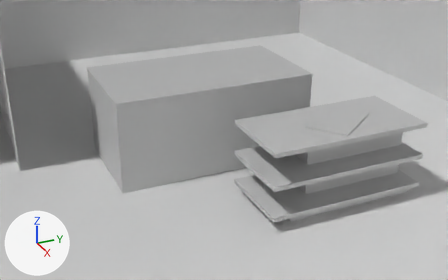
What one commit did to the OBJ model res/interior.obj.
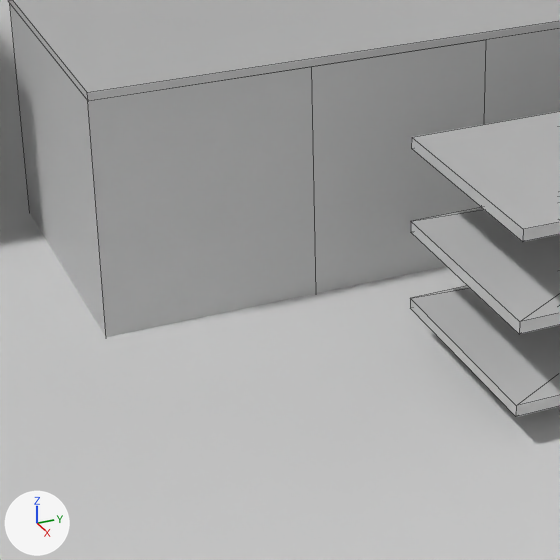
There are two pictures of each version: one from a 50 mm camera at (30.33, -10.84, 15.22) aimed at (7.2, -0.43, 3.66), one close up on the part from 19% to 65% of the width and 25% to 98% of the height. The axes (+X, +Y, +Z) are drawn at lower left. The lights are the same throughout. The close-ups show mesh edges as thin lines. Where no turn or scale is listed for an object, it has been applied to the vertices.

The older version as bpy lines, for what is in view:
```python
me_cube_002_marble_top = bpy.data.meshes.new('Cube.002_Marble-Top')
me_cube_002_marble_top.from_pydata(...)  # a box spanning x -2.26..3.74, y -4.37..6.27, z 4.64..4.79
me_cube_002_marble_top.materials.append(mat_material_009)  # light grey #d1d1d1
me_cube_003_cabinet = bpy.data.meshes.new('Cube.003_Cabinet')
me_cube_003_cabinet.from_pydata(...)  # 16 vertices, 14 faces; spans x -2.15..3.66, y -4.35..6.26, z -0.2..4.61
me_cube_003_cabinet.materials.append(mat_material)  # light grey #d1d1d1
me_floor_plane = bpy.data.meshes.new('Floor_Plane')
me_floor_plane.from_pydata([(20.0, -20.0, 0.0), (-20.0, -20.0, 0.0), (20.0, 20.0, 0.0), (-20.0, 20.0, 0.0)], [], [(1, 0, 2, 3)])
me_floor_plane.materials.append(mat_material_001)  # white #e7e7e7
ob_cube_002_marble_top = bpy.data.objects.new('Cube.002_Marble-Top', me_cube_002_marble_top)
ob_cube_002_marble_top.location = (0.0, 0.0, 0.0)
ob_cube_003_cabinet = bpy.data.objects.new('Cube.003_Cabinet', me_cube_003_cabinet)
ob_cube_003_cabinet.location = (0.0, 0.0, 0.0)
ob_floor_plane = bpy.data.objects.new('Floor_Plane', me_floor_plane)
ob_floor_plane.location = (0.0, 0.0, 0.0)
# also in view: 'Cube_Table' at (7.98, 4.66, 1.88)
```
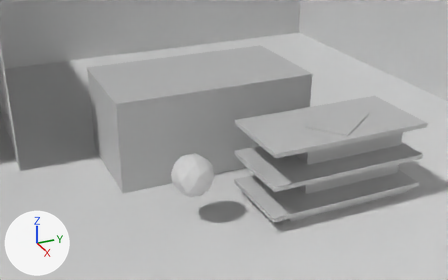
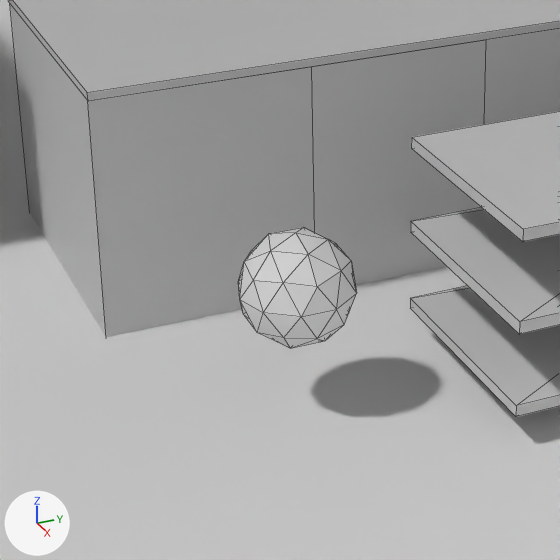
Changed parts and their boxes (x1, y1, x2, y2) in the close-ups (560 x 560 px):
'Glass_Icosphere', added: after (238, 227, 356, 348)

What the commit changed:
Mesh me_glass_icosphere is new.
It is an icosphere of 80 faces spanning x 6.27..8.17, y -2.98..-0.98, z 1.22..3.22.
It uses material mat_none (white #e7e7e7).
Object 'Glass_Icosphere' (ob_glass_icosphere) is new; it shows me_glass_icosphere.
Its location is (0.0, 0.0, 0.0).
